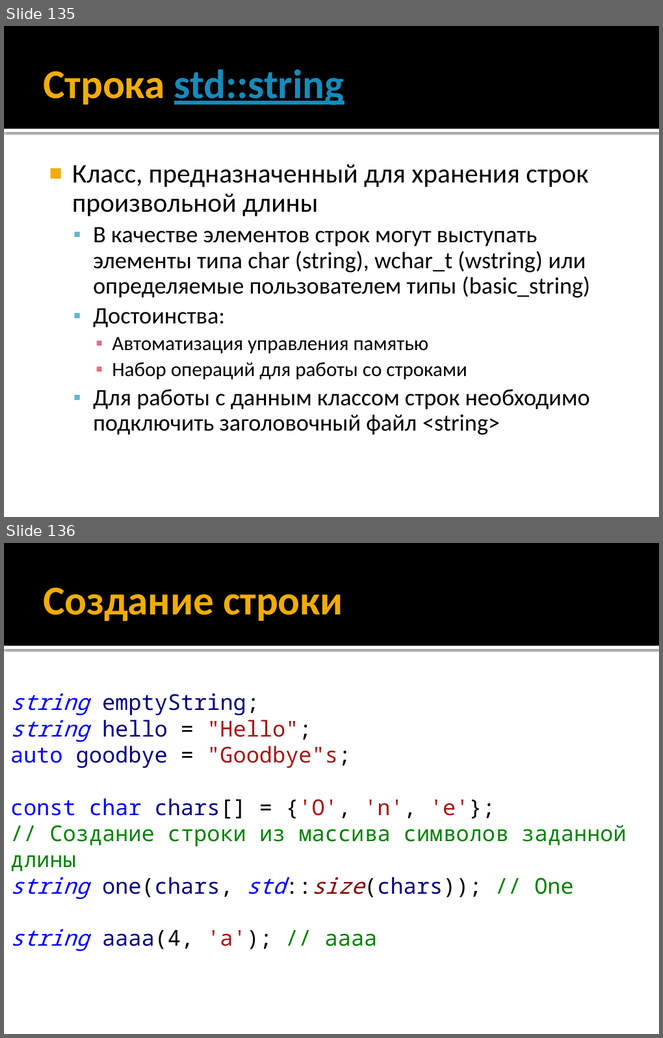
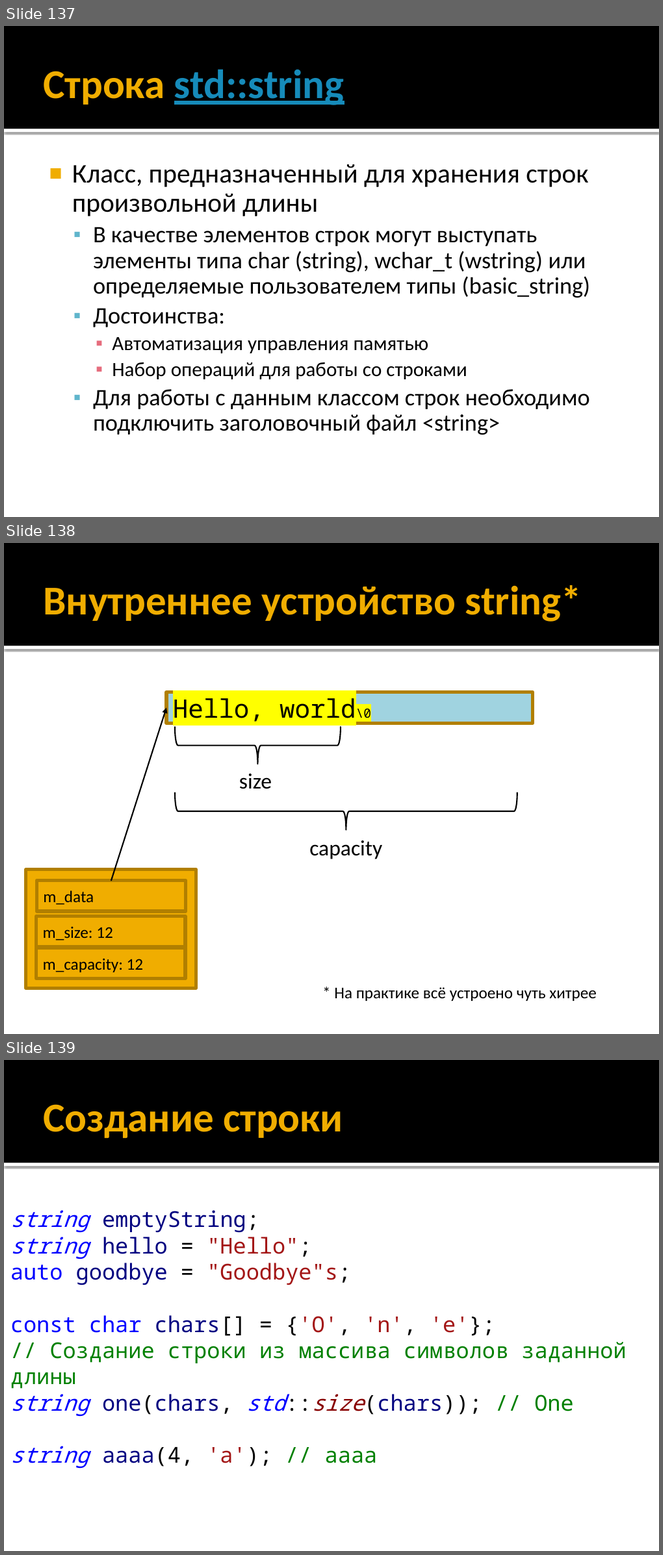
Before and after one commit to alexey-malov/oop, a slide deck: lectures/01/Синтаксис C++.pptx. Shown one above the other, each under a label of ours: slides 135 and 136 before the commit, slides 137, 138 and 139 after it. The pictures are 663x1038 and 663x1555 pixels, drawn with LibreOffice and Linux fonts; fonts in the diff are those of the drawing. Boxes give left, top, right and bottom in pixels: in the first picture for what was removed or moved away, otherwise in the second. Text is boxed around its words. In the diff, an @@ line names an element or a change of style, - is before the commit and + after.

```diff
--- a/lectures/01/Синтаксис C++.pptx
+++ b/lectures/01/Синтаксис C++.pptx
@@ slide 138 added at box(4, 543, 659, 1034), background #FFFFFF; not listed: 2 template elements that a slide beside it also shows @@
@@ title added at box(43, 585, 582, 622), 45 pt, text #F0AD00, bold @@
+Внутреннее устройство string*
@@ rectangle added at box(166, 693, 532, 723), fill #A0D3E0, outline #B28000 3.78 pt, 28 pt, text #000000 @@
+Hello, world\0
@@ arrow added from (111, 880) to (166, 708), #000000 1.5 pt @@
@@ left brace added at box(175, 727, 341, 765), outline #000000 1.5 pt @@
@@ text added at box(239, 774, 272, 789), 24 pt, text #000000 @@
+size
@@ left brace added at box(175, 793, 518, 830), outline #000000 1.5 pt @@
@@ text added at box(310, 841, 382, 860), 24 pt, text #000000 @@
+capacity
@@ rectangle added at box(25, 870, 196, 988), fill #F0AD00, outline #B28000 3.78 pt @@
@@ rectangle added at box(36, 880, 185, 911), fill #F0AD00, outline #B28000 3.78 pt, 18 pt, text #000000 @@
+m_data
@@ rectangle added at box(36, 917, 185, 947), fill #F0AD00, outline #B28000 3.78 pt, 18 pt, text #000000 @@
+m_size: 12
@@ rectangle added at box(36, 948, 185, 979), fill #F0AD00, outline #B28000 3.78 pt, 18 pt, text #000000 @@
+m_capacity: 12
@@ text added at box(334, 988, 597, 1001), 18 pt, text #000000 @@
+* На практике всё устроено чуть хитрее
@@ what was slide 135 is now slide 137 @@
@@ what was slide 136 is now slide 139 @@
```
Also in this commit, not shown: 1 slide changed, 3 other slides added.
